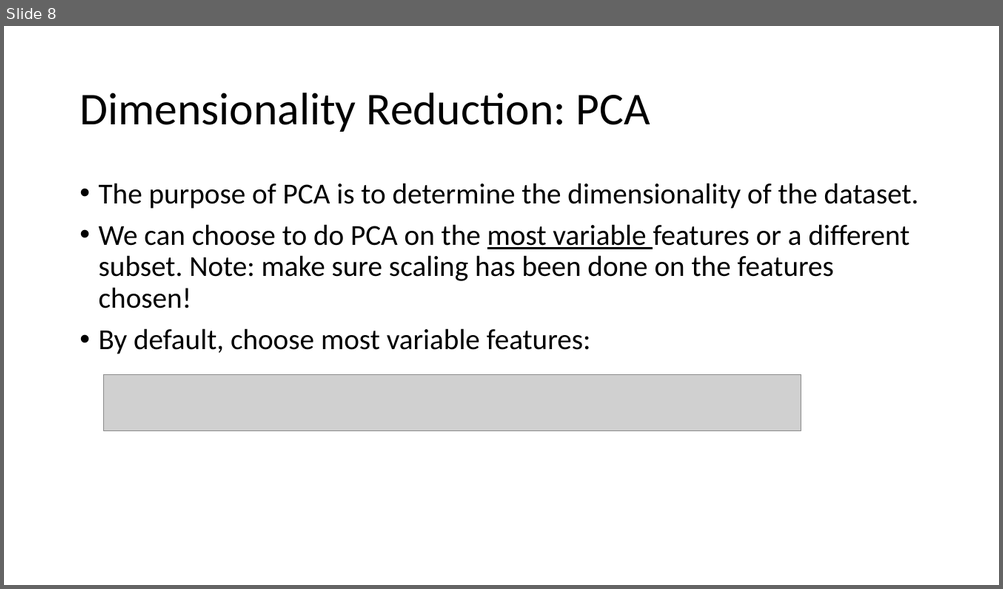
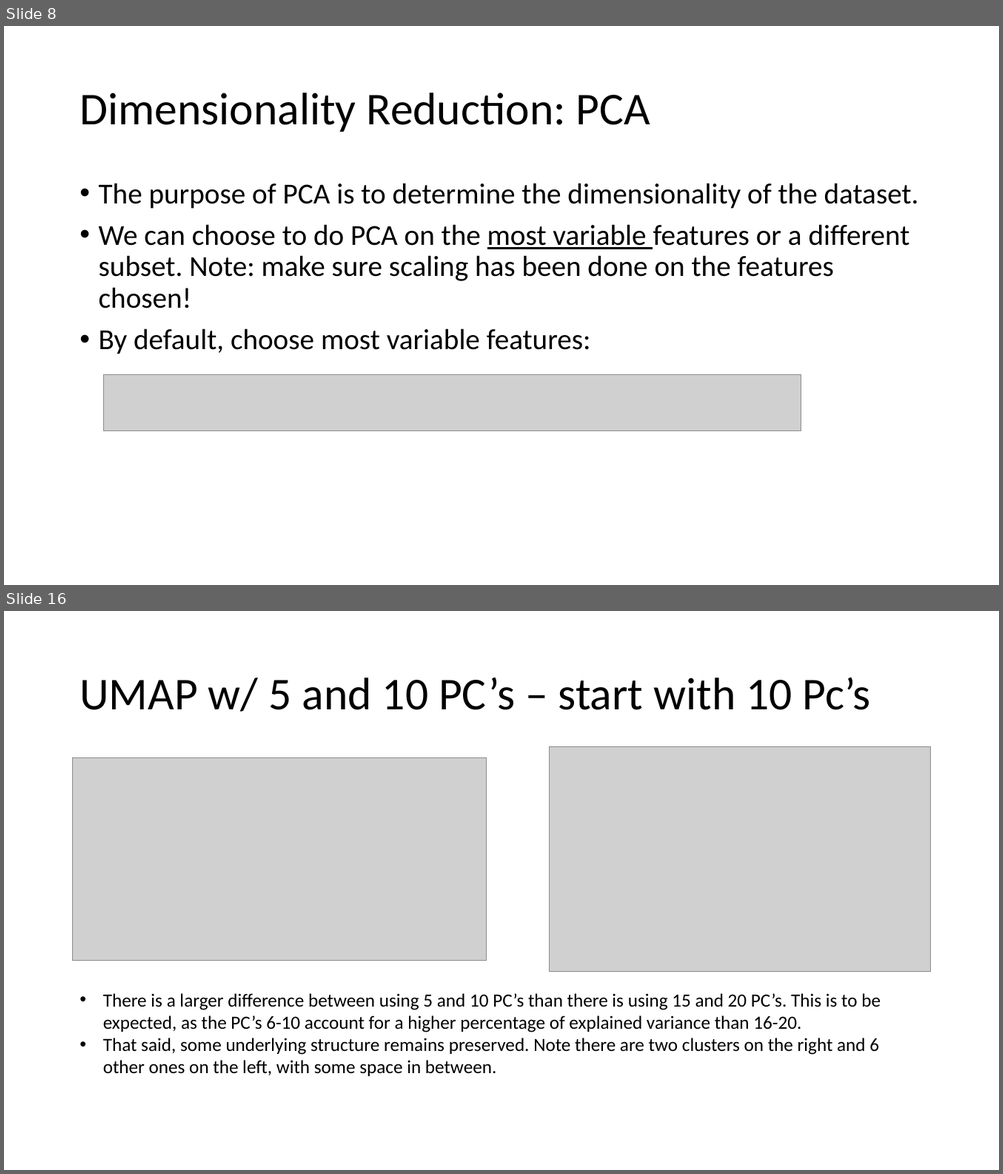
Before and after one commit to AnsgarJordan/scRNAseq, a slide deck: dataPipelineProcess.pptx. Shown one above the other, each under a label of ours: slide 8 before the commit, slides 8 and 16 after it; the slides between them are not shown. The pictures are 1003x589 and 1003x1174 pixels, drawn with LibreOffice and Linux fonts; fonts in the diff are those of the drawing; grey boxes stand for pictures. Boxes give left, top, right and bottom in pixels: in the first picture for what was removed or moved away, otherwise in the second. Text is boxed around its words. In the diff, an @@ line names an element or a change of style, - is before the commit and + after.

```diff
--- a/dataPipelineProcess.pptx
+++ b/dataPipelineProcess.pptx
@@ slide 16 added at bbox=[4, 611, 999, 1170], background #FFFFFF @@
@@ title added at bbox=[79, 678, 871, 712], 44 pt, text #000000 @@
+UMAP w/ 5 and 10 PC’s – start with 10 Pc’s
@@ picture added at bbox=[73, 758, 486, 960] @@
@@ picture added at bbox=[549, 747, 930, 972] @@
@@ text added at bbox=[103, 994, 880, 1076], 18 pt, text #000000 @@
+• There is a larger difference between using 5 and 10 PC’s than there is using 15 and 20 PC’s. This is to be expected, as the PC’s 6-10 account for a higher percentage of explained variance than 16-20.
+• That said, some underlying structure remains preserved. Note there are two clusters on the right and 6 other ones on the left, with some space in between.
```
Also in this commit, not shown: 4 slides changed, 6 other slides added, 2 other files.
